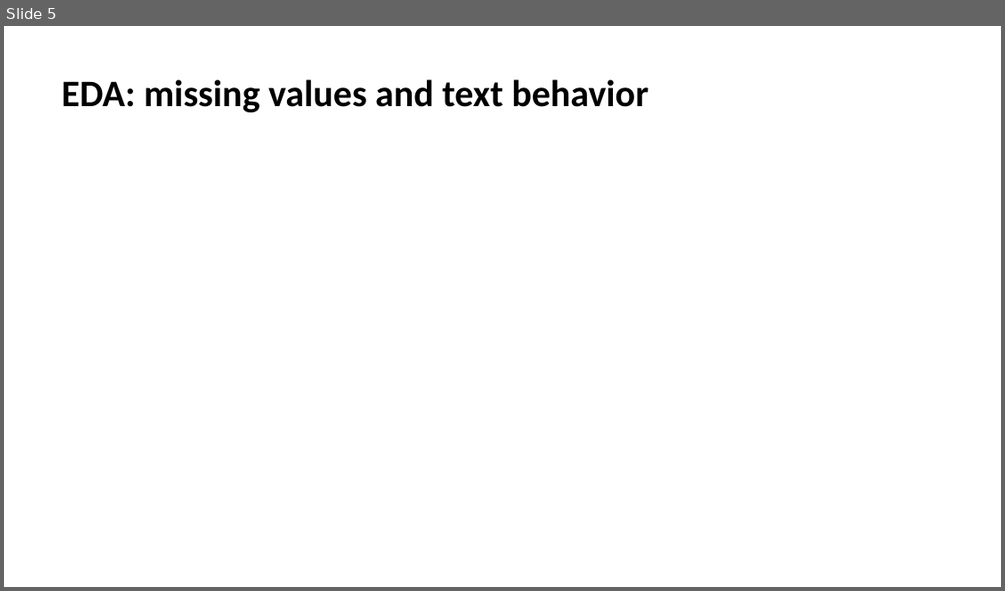
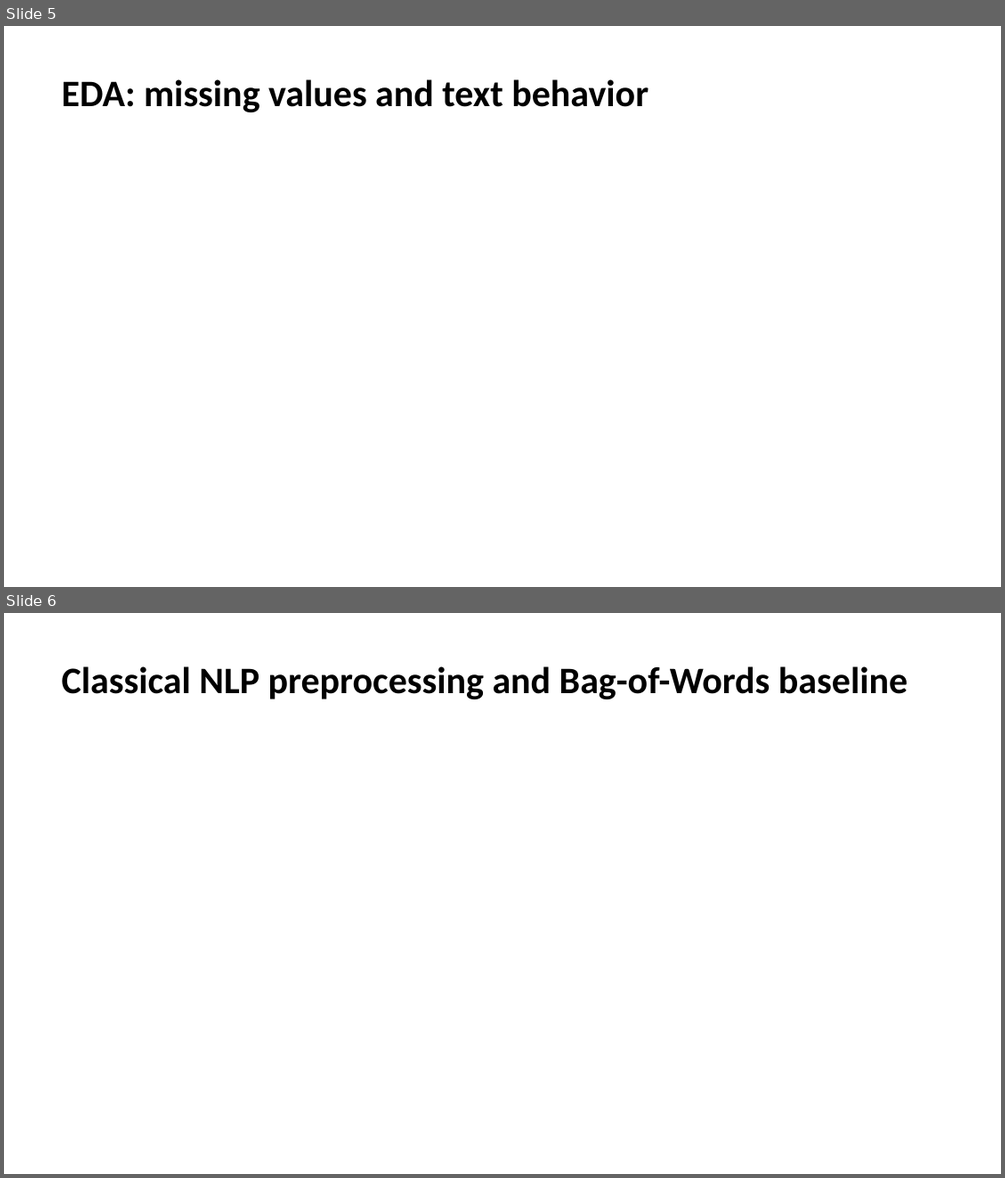
Before and after one commit to dariaproniakova/danit_final_project, a slide deck: presentation/Presentation_project.pptx. Shown one above the other, each under a label of ours: slide 5 before the commit, slides 5 and 6 after it. The pictures are 1005x591 and 1005x1178 pixels, drawn with LibreOffice and Linux fonts; fonts in the diff are those of the drawing. Boxes give left, top, right and bottom in pixels: in the first picture for what was removed or moved away, otherwise in the second. Text is boxed around its words. In the diff, an @@ line names an element or a change of style, - is before the commit and + after.

```diff
--- a/presentation/Presentation_project.pptx
+++ b/presentation/Presentation_project.pptx
@@ slide 6 added at <box>4,613,1001,1174</box>, background #FFFFFF @@
@@ title added at <box>62,666,907,699</box>, 36 pt, text #000000, bold @@
+Classical NLP preprocessing and Bag-of-Words baseline
```
Also in this commit, not shown: 8 other slides added, 3 other files.
